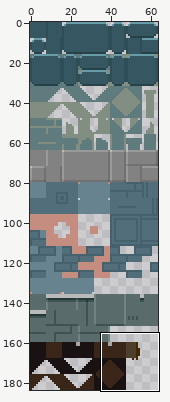
One commit to this sprite sheet: assets/img/tileset.png. The picture above shows the old version from afar; the outline marks the close-up.
Close-up. Earlier state:
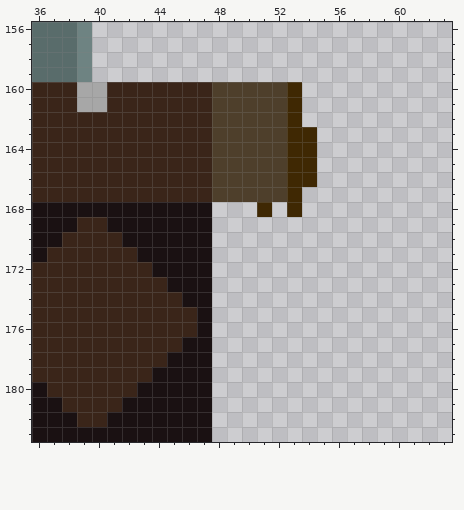
The file is 64x184 pixels. Colours within 5 levels of each other are drawn and written as one. Shown: x 36..63, y 156..183.
After:
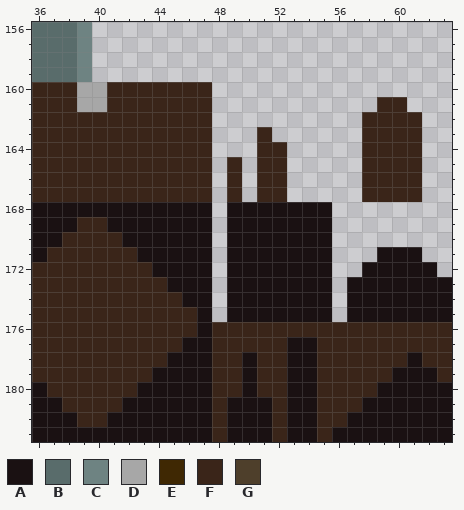
Palette (. is transparent): A #1a1112  B #596c6b  C #6e8382  D #a7a7a7  E #3f2803  F #3a2519  G #4e3f2b
Change:
Colour A now appears in row 168 at x 49 to 50, 52 and 54 to 55; in rows 169 to 170 at x 49 to 55; in row 171 at x 49 to 55 and 59 to 61; in row 172 at x 49 to 55 and 58 to 62; in rows 173 to 175 at x 49 to 55 and 57 to 63; in row 177 at x 53 to 54.
Colour A now appears in row 178 at x 50, 53 to 54 and 61; in row 179 at x 50, 53 to 54 and 60 to 62; in row 180 at x 50, 53 to 54 and 59 to 63; in row 181 at x 49 to 51, 53 to 54 and 58 to 63; in row 182 at x 49 to 51, 53 to 54 and 57 to 63; in row 183 at x 49 to 51, 53 to 54 and 56 to 63.
The author changed colour E to colour A in row 168 at x 51 and 53.
Colour F now appears in row 161 at x 59 to 60; in rows 162 to 167 at x 58 to 61; in row 176 at x 48 to 63; in row 177 at x 48 to 52 and 55 to 63; in row 178 at x 48 to 49, 51 to 52, 55 to 60 and 62 to 63; in row 179 at x 48 to 49, 51 to 52, 55 to 59 and 63.
Colour F now appears in row 180 at x 48 to 49, 51 to 52 and 55 to 58; in row 181 at x 48, 52 and 55 to 57; in row 182 at x 48, 52 and 55 to 56; in row 183 at x 48, 52 and 55.
The author changed colour G to colour F in row 163 at x 51; in row 164 at x 51 to 52; in rows 165 to 167 at x 49 and 51 to 52.
Colour E is gone in rows 160 to 162 at x 53; in rows 163 to 166 at x 53 to 54; in row 167 at x 53.
Colour G is gone in rows 160 to 162 at x 48 to 52; in row 163 at x 48 to 50 and 52; in row 164 at x 48 to 50; in rows 165 to 167 at x 48 and 50.
Changed places in both close-ups, as pixel boxes (x1, y1, x2, y2):
changed: (212, 82, 452, 442)
